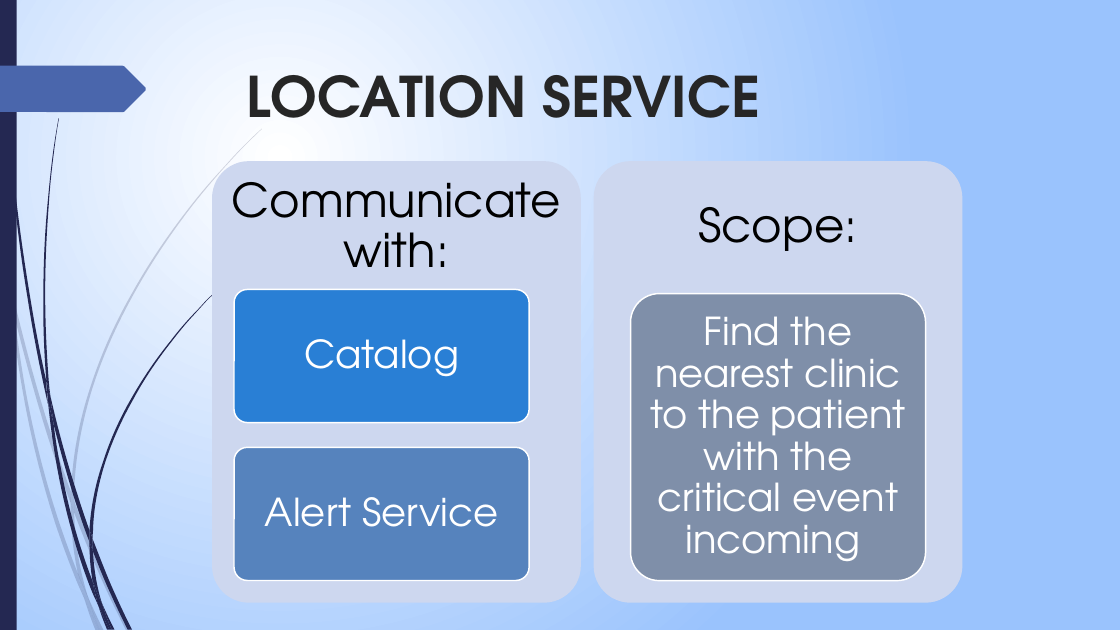
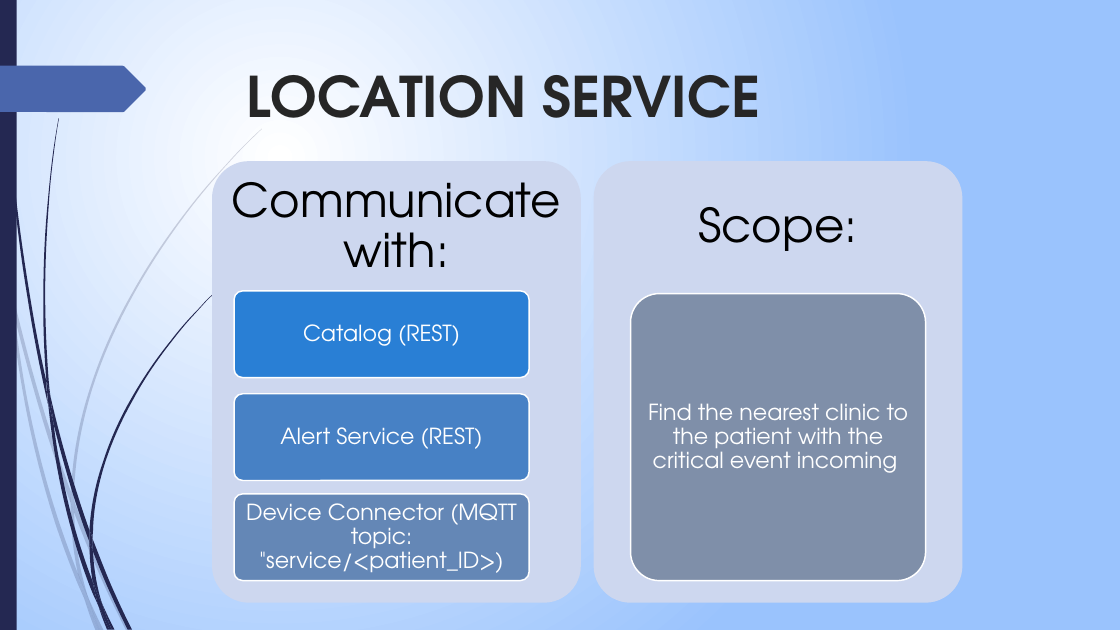
Before and after one commit to edo98811/IoT_project, a slide deck: slide 21 of Documenti/progetto_finale_last.pptx. Drawn at 1120x630 pixels with LibreOffice and Linux fonts; fonts in the diff are those of the drawing. Boxes give left, top, right and bottom in pixels: in the first picture for what was removed or moved away, otherwise in the second. Text is boxed around its words. In the diff, an @@ line names an element or a change of style, - is before the commit and + after.

```diff
--- a/Documenti/progetto_finale_last.pptx
+++ b/Documenti/progetto_finale_last.pptx
@@ rounded rectangle: place and size @@
-rounded rectangle at <box>234,290,529,423</box>
+rounded rectangle at <box>234,291,529,377</box>
@@ text at <box>303,324,460,346</box>: text changed; size 33 to 19 pt @@
-Catalog
+Catalog (REST)
@@ text "Find the nearest clinic to ..." at <box>648,403,908,473</box>: size 33 to 19 pt; less space between paragraphs @@
@@ rounded rectangle added at <box>234,394,529,481</box>, fill #4781C5, outline #FFFFFF 1.25 pt @@
@@ text at <box>280,427,483,449</box>: text changed; size 33 to 19 pt @@
-Alert Service
+Alert Service (REST)
@@ rounded rectangle: place and size @@
-rounded rectangle at <box>234,448,529,581</box>
+rounded rectangle at <box>234,494,529,581</box>
@@ rounded rectangle at <box>234,494,529,581</box>: fill #5683BD to #6487B6 @@
@@ text added at <box>246,503,517,573</box>, 19 pt, text #FFFFFF @@
+Device Connector (MQTT topic: "service/<patient_ID>)
```
Also in this commit, not shown: 7 other slides changed, 1 slide added.
